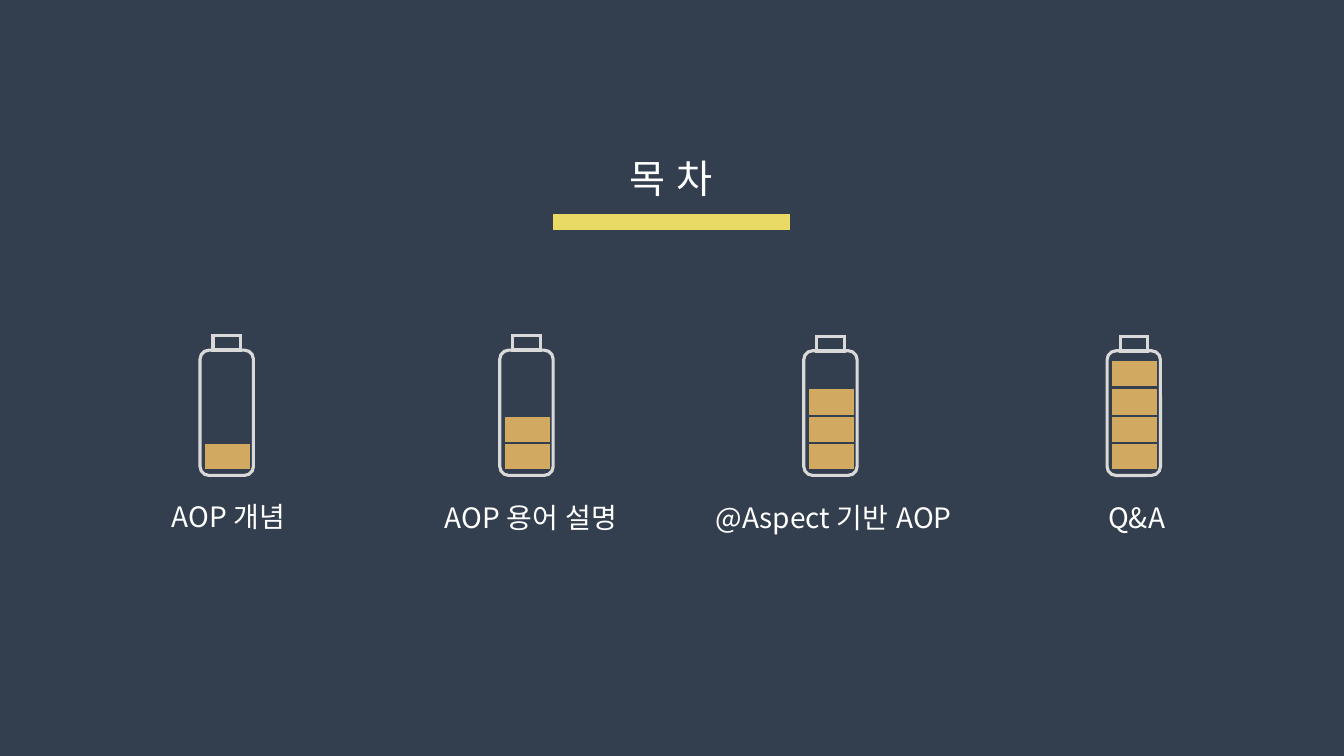
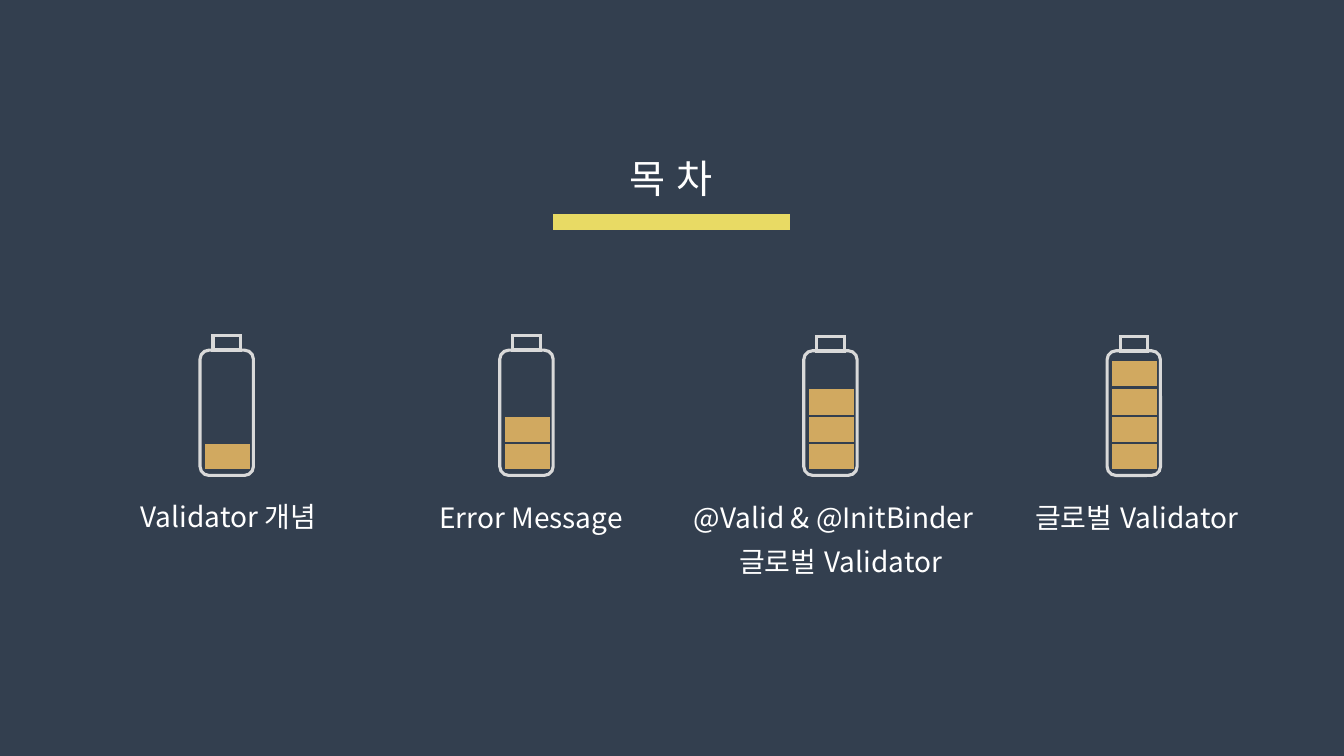
Before and after one commit to djyoon956/Family_C, a slide deck: slide 2 of 01.doc/Spring_Command&Error_4조.pptx. Drawn at 1344x756 pixels with LibreOffice and Linux fonts; fonts in the diff are those of the drawing. Boxes give left, top, right and bottom in pixels: in the first picture for what was removed or moved away, otherwise in the second. Text is boxed around its words. In the diff, an @@ line names an element or a change of style, - is before the commit and + after.

```diff
--- a/01.doc/Spring_Command&Error_4조.pptx
+++ b/01.doc/Spring_Command&Error_4조.pptx
@@ text at box(141, 504, 317, 529): text changed @@
-AOP 개념
+Validator 개념
@@ text at box(439, 507, 622, 535): text changed @@
-AOP 용어 설명
+Error Message
@@ text at box(694, 505, 973, 533): text changed @@
-@Aspect 기반 AOP
+@Valid & @InitBinder
@@ text at box(1035, 505, 1238, 530): text changed @@
-Q&A
+글로벌 Validator
@@ text added at box(739, 549, 942, 574), 20 pt, text #FFFFFF @@
+글로벌 Validator
```
Also in this commit, not shown: 4 other slides changed, 3 slides added, 4 slides removed.
